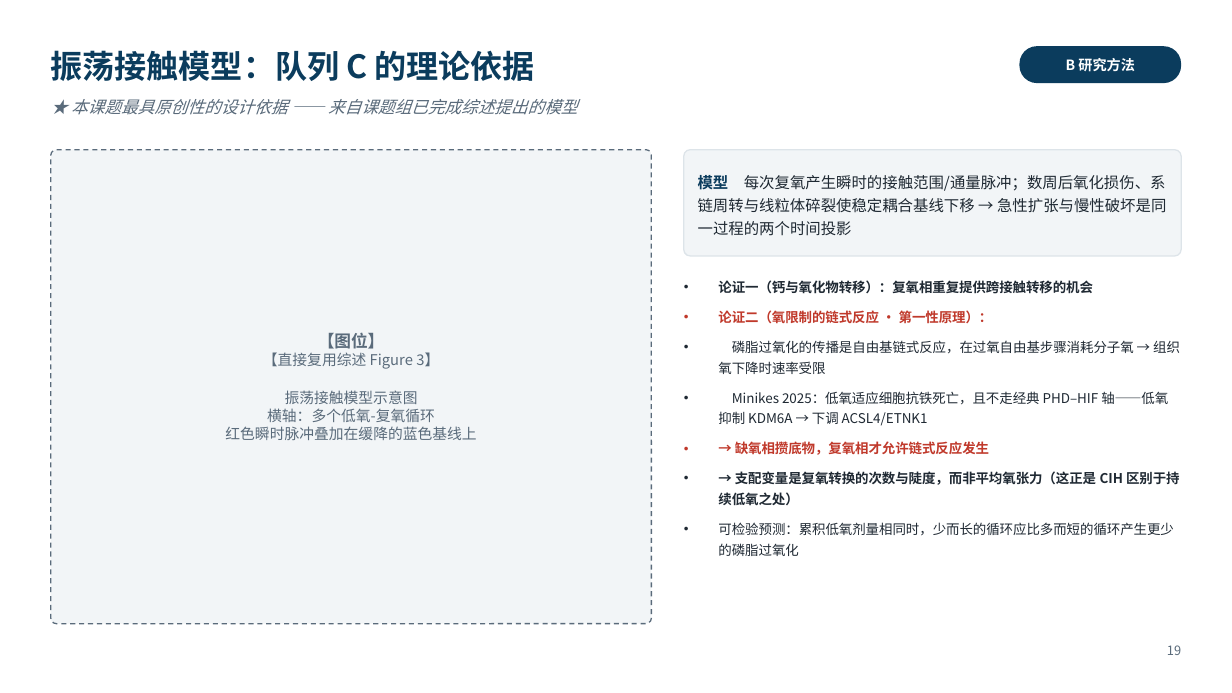
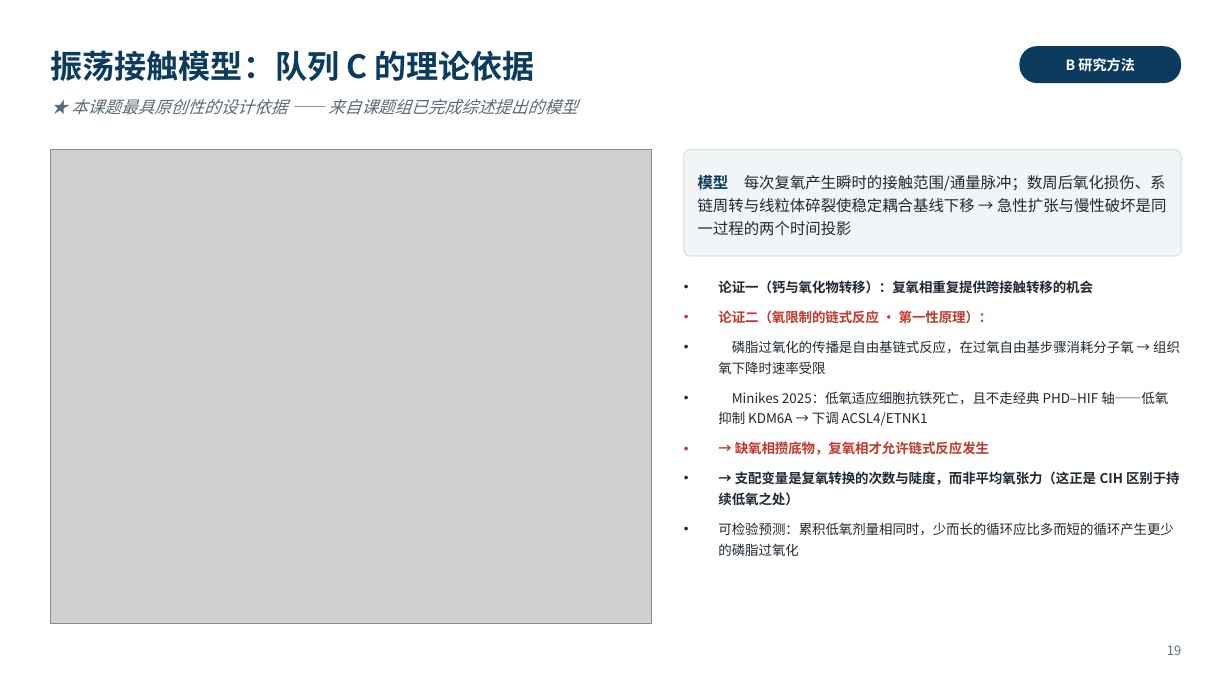
Before and after one commit to xoaiquynhanh17228kk-sketch/test, a slide deck: slide 19 of 开题报告_骨架.pptx. Drawn at 1232x693 pixels with LibreOffice and Linux fonts; fonts in the diff are those of the drawing; grey boxes stand for pictures. Boxes give left, top, right and bottom in pixels: in the first picture for what was removed or moved away, otherwise in the second. Text is boxed around its words. In the diff, an @@ line names an element or a change of style, - is before the commit and + after.

```diff
--- a/开题报告_骨架.pptx
+++ b/开题报告_骨架.pptx
@@ rounded rectangle removed at (51,150,652,624) @@
@@ picture added at (51,150,652,624) @@
@@ text removed at (225,332,476,440) @@
-【图位】
-【直接复用综述 Figure 3】
-振荡接触模型示意图
-横轴：多个低氧-复氧循环
-红色瞬时脉冲叠加在缓降的蓝色基线上
```
Also in this commit, not shown: 22 other slides changed, 26 other files.
